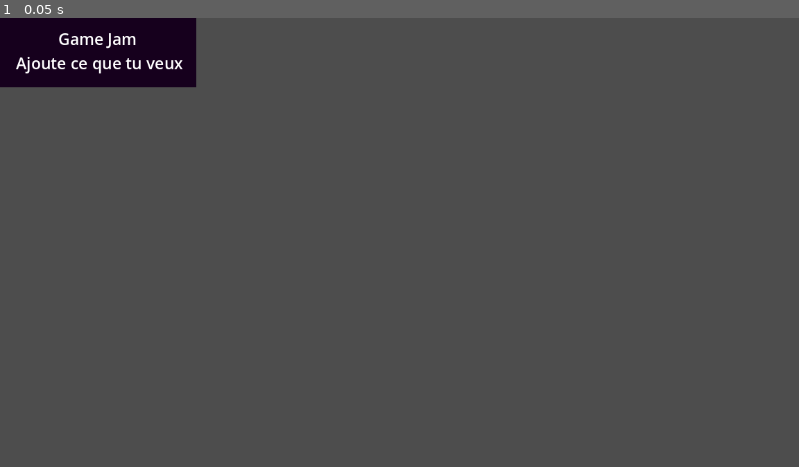
Above: before the commit, frame 1.
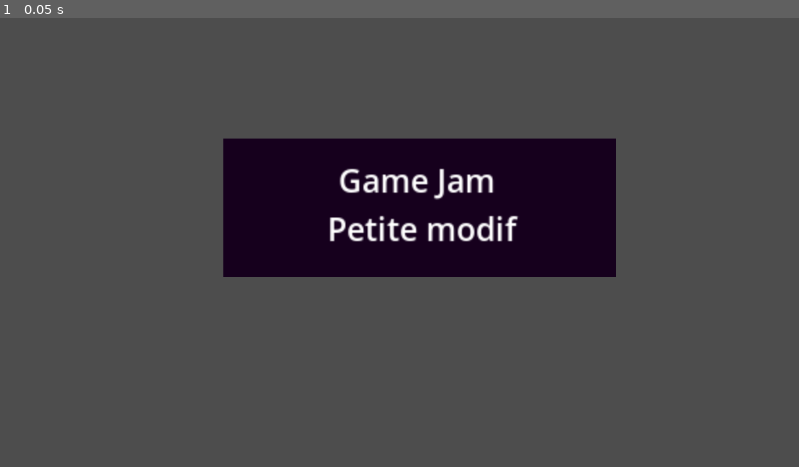
Above: after the commit, the same moment.

Repository: t0qen/gamejam-baudo
Game: Godot game, scene res://training/main.tscn
Two runs of this game, one before a commit and one after it. Both use one fixed random seed, a clock stepped at 60 frames per second and the inputs below. The project has no main scene, so this scene is started directly.
Inputs:
- Up to frame 1 (0.05 s): no input

The runs differ from the first frame. In frame 1, 19% of the frame differs, in the area x 0-78%, y 0-58%.

Commit message:
Add some little things

Diff:
--- a/training/main.gd
+++ b/training/main.gd
@@ -1,7 +1,9 @@
 extends Node2D
 
 func _ready() -> void:
-	pass
+	#j'ajoute le code qui va bien
+	print("started !!")
+
 
 func _process(delta: float) -> void:
 	pass
--- a/training/main.tscn
+++ b/training/main.tscn
@@ -26,6 +26,10 @@
 offset_right = 263.0
 offset_bottom = 84.0
 text = "Game Jam
-Ajoute ce que tu veux"
+Petite modif"
 label_settings = SubResource("LabelSettings_u13ya")
 horizontal_alignment = 1
+
+[node name="Camera2D" type="Camera2D" parent="."]
+position = Vector2(127, 75)
+zoom = Vector2(2, 2)
Not shown: 1 places in training/main.tscn that only renumber resources
